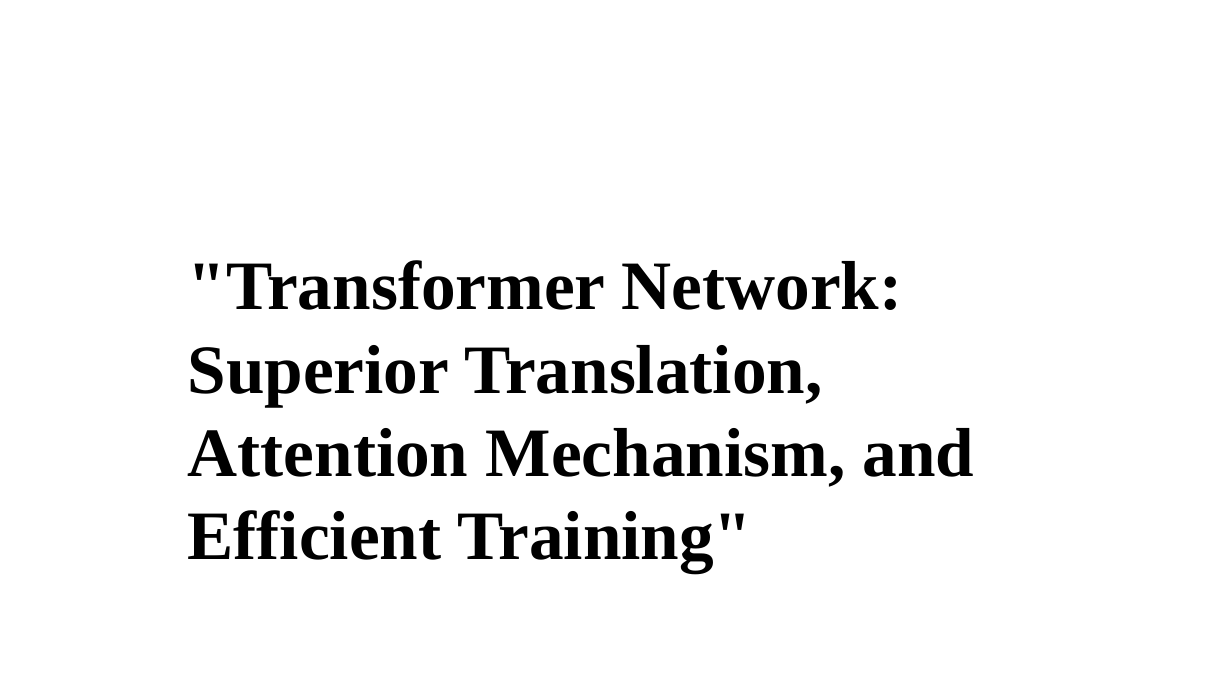
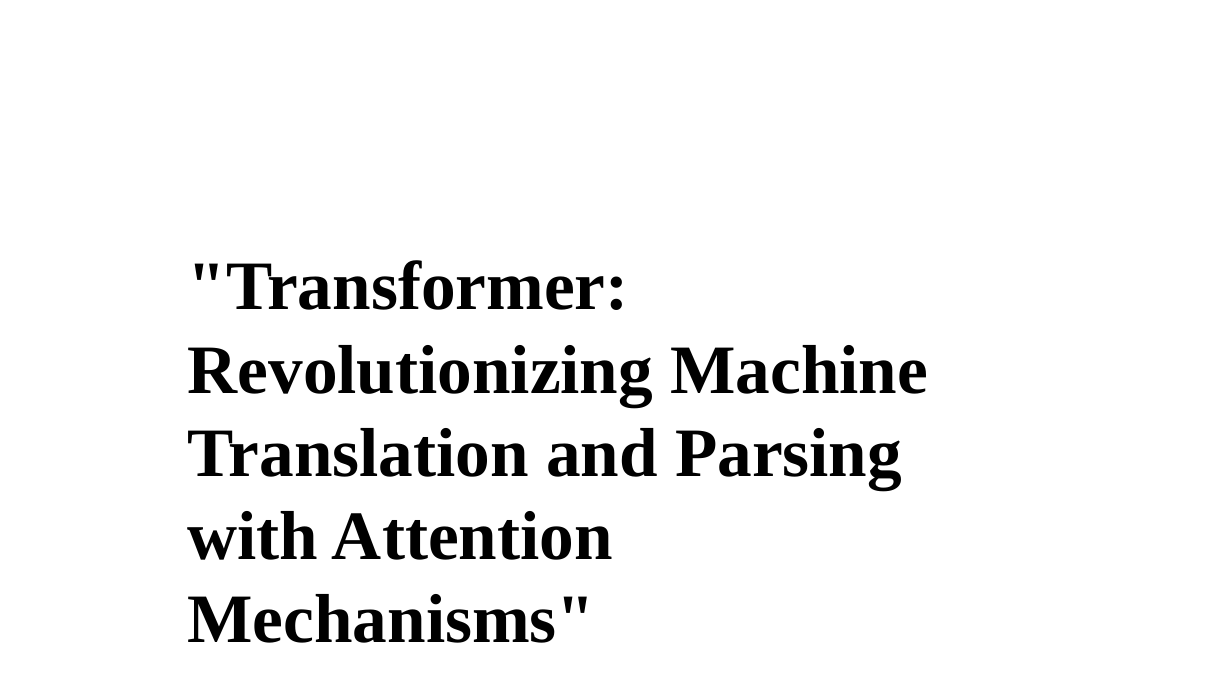
Before and after one commit to Jessie-ZhaoXi/dsa4213-ppt-generator, a slide deck: slide 1 of ppt_generator/my_ppts/attention_mode2.pptx. Drawn at 1232x693 pixels with LibreOffice and Linux fonts; fonts in the diff are those of the drawing; background and template pictures are left out. Boxes give left, top, right and bottom in pixels: in the first picture for what was removed or moved away, otherwise in the second. Text is boxed around its words. In the diff, an @@ line names an element or a change of style, - is before the commit and + after.

```diff
--- a/ppt_generator/my_ppts/attention_mode2.pptx
+++ b/ppt_generator/my_ppts/attention_mode2.pptx
@@ text at [188, 260, 928, 643]: text changed @@
-"Transformer Network: Superior Translation, Attention Mechanism, and Efficient Training"
+"Transformer: Revolutionizing Machine Translation and Parsing with Attention Mechanisms"
```
Also in this commit, not shown: 6 other slides changed, 3 slides added, 7 other files.
